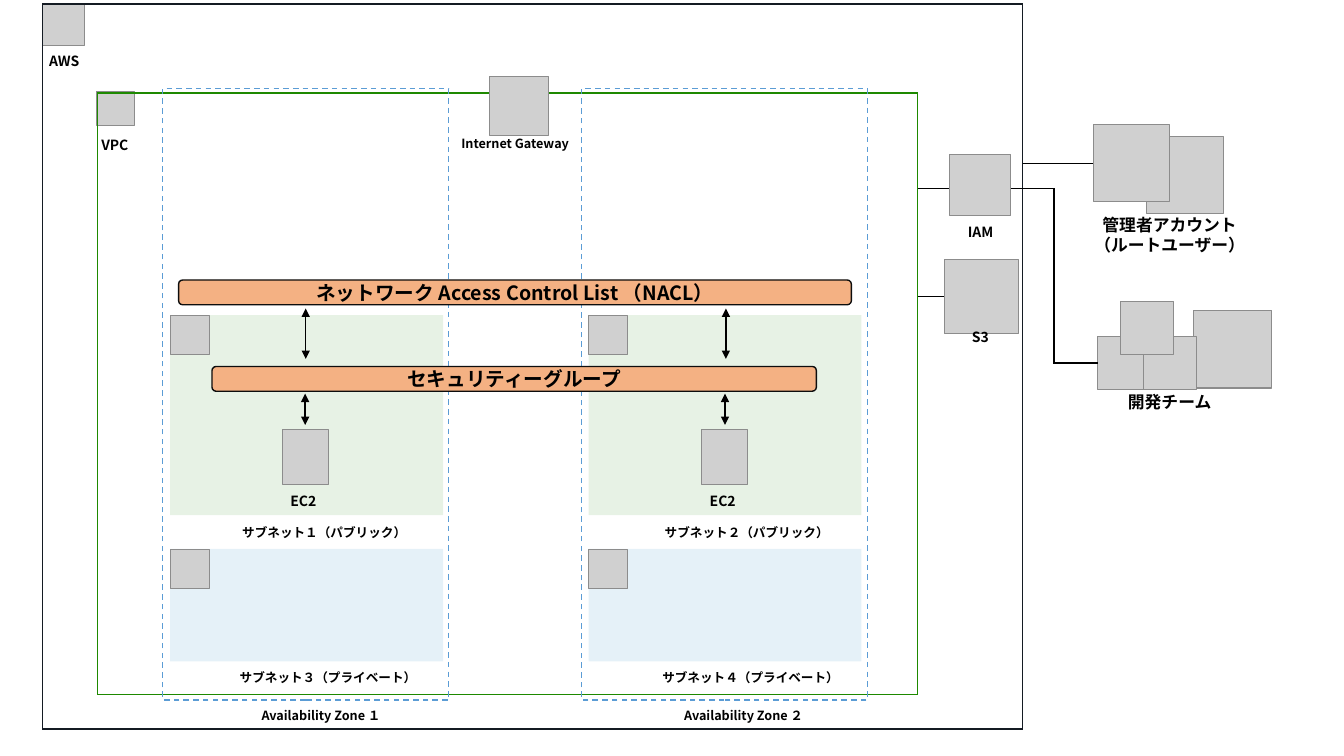
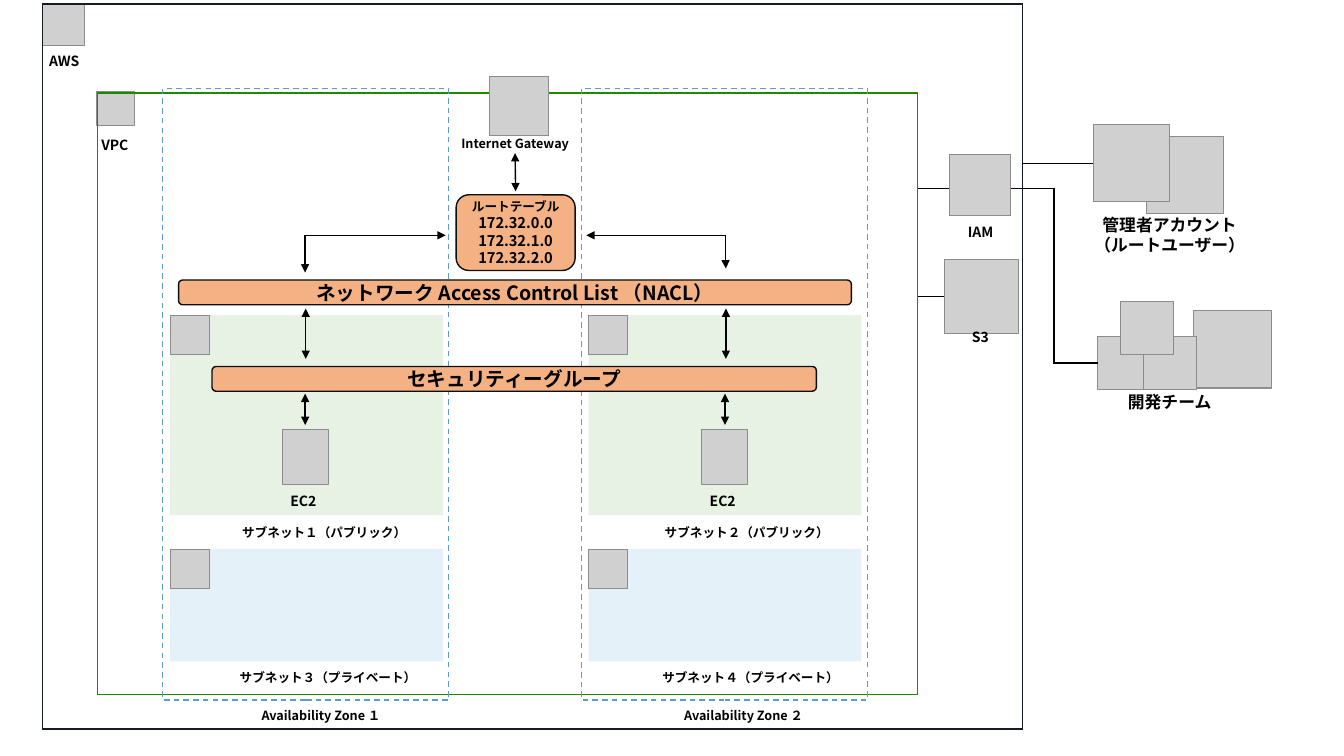
Before and after one commit to Mutsumix/aws-workshop, a slide deck: slide 9 of Day1/AWS-Architecture.pptx (slide 5 before the commit). Drawn at 1344x756 pixels with LibreOffice and Linux fonts; fonts in the diff are those of the drawing; grey boxes stand for pictures. Boxes give left, top, right and bottom in pixels: in the first picture for what was removed or moved away, otherwise in the second. Text is boxed around its words. In the diff, an @@ line names an element or a change of style, - is before the commit and + after.

```diff
--- a/Day1/AWS-Architecture.pptx
+++ b/Day1/AWS-Architecture.pptx
@@ double arrow added from (515, 153) to (516, 192), #000000 1 pt @@
@@ rounded rectangle added at (x1=457, y1=195, x2=576, y2=270), fill #F4B183, outline #0D0D0D 1 pt, 10.5 pt, text #000000, bold @@
+ルートテーブル
+172.32.0.0
+172.32.1.0
+172.32.2.0
@@ elbow double arrow added from (446, 235) to (306, 272), #000000 1 pt @@
@@ elbow double arrow added from (587, 235) to (726, 268), #000000 1 pt @@
```
Also in this commit, not shown: 2 other slides changed, 10 slides added.
